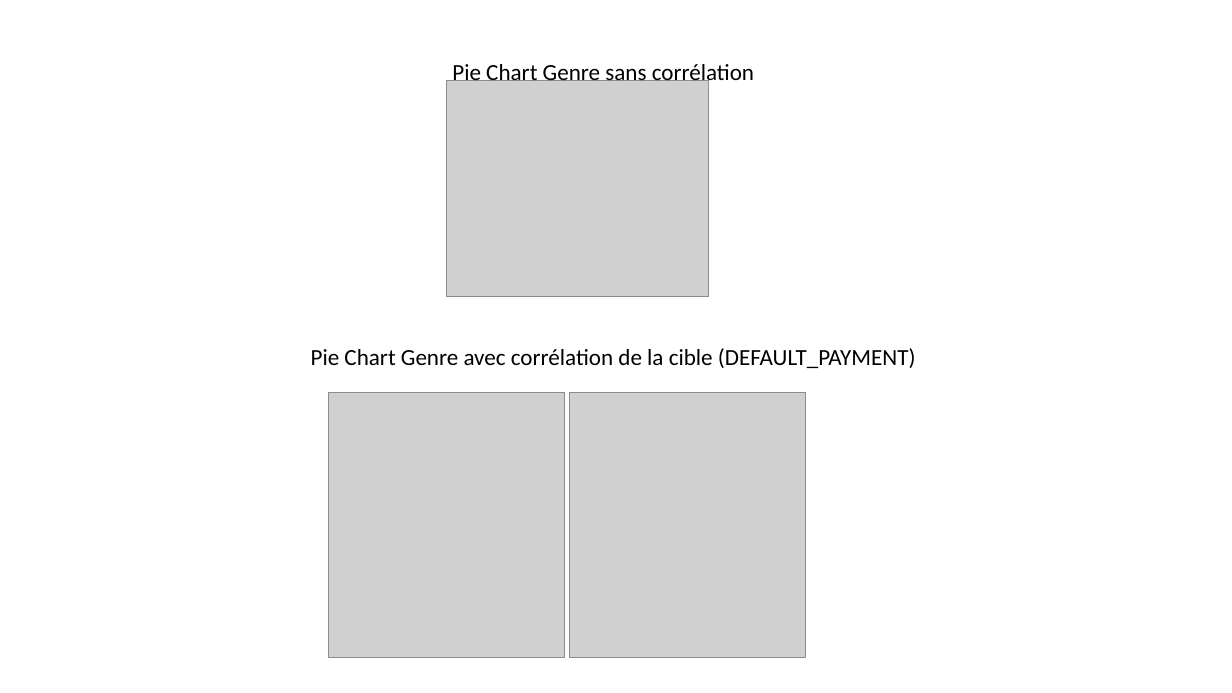
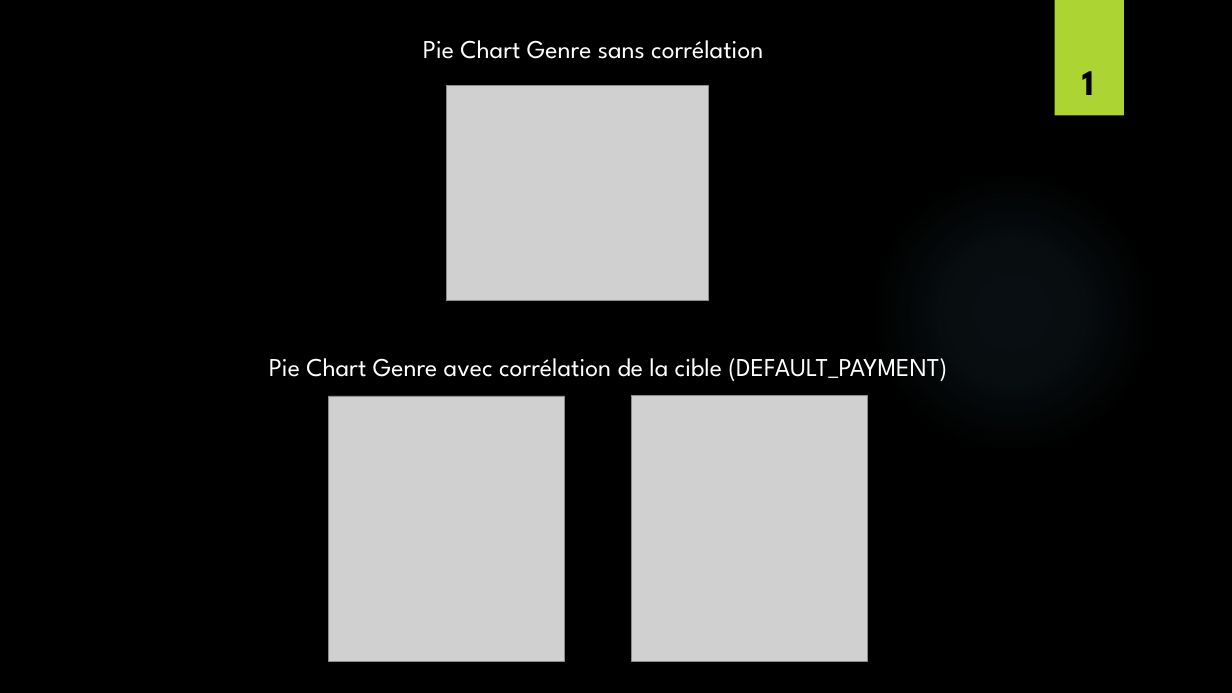
Before and after one commit to HugoWinterGhost/R_Projet, a slide deck: slide 1 of Présentation_R_Projet.pptx. Drawn at 1232x693 pixels with LibreOffice and Linux fonts; fonts in the diff are those of the drawing; grey boxes stand for pictures; background and template pictures are left out. Boxes give left, top, right and bottom in pixels: in the first picture for what was removed or moved away, otherwise in the second. Text is boxed around its words. In the diff, an @@ line names an element or a change of style, - is before the commit and + after.

Commit message:
fix theme ppt

```diff
--- a/Présentation_R_Projet.pptx
+++ b/Présentation_R_Projet.pptx
@@ background #FFFFFF to picture (left out) @@
@@ text "Pie Chart Genre sans corrélation": place and size @@
-text "Pie Chart Genre sans corrélation" at [452, 64, 754, 86]
+text "Pie Chart Genre sans corrélation" at [423, 40, 763, 59]
@@ text "Pie Chart Genre sans corrélation" at [423, 40, 763, 59]: size 18 to 20 pt, font Calibri to League Spartan, text colour #000000 to #FFFFFF @@
@@ rectangle added at [1055, 0, 1124, 116], fill #ACD433 @@
@@ picture: place and size @@
-picture at [446, 81, 708, 297]
+picture at [446, 85, 708, 300]
@@ page number added at [1083, 71, 1095, 95], 28 pt, text #000000, bold @@
+1
@@ ellipse added at [870, 169, 1154, 454], fill gradient #7AC4F0 @@
@@ text "Pie Chart Genre avec corrélation ..." at [269, 358, 947, 381]: size 18 to 20 pt, font Calibri to League Spartan, text colour #000000 to #FFFFFF @@
@@ text "Pie Chart Genre avec corrélation ...": place and size @@
-text "Pie Chart Genre avec corrélation ..." at [311, 348, 916, 368]
+text "Pie Chart Genre avec corrélation ..." at [269, 358, 947, 381]
@@ picture: place and size @@
-picture at [329, 392, 565, 657]
+picture at [329, 396, 565, 662]
@@ picture: place and size @@
-picture at [569, 392, 805, 657]
+picture at [632, 396, 868, 661]
```
Also in this commit, not shown: 3 other slides changed.
